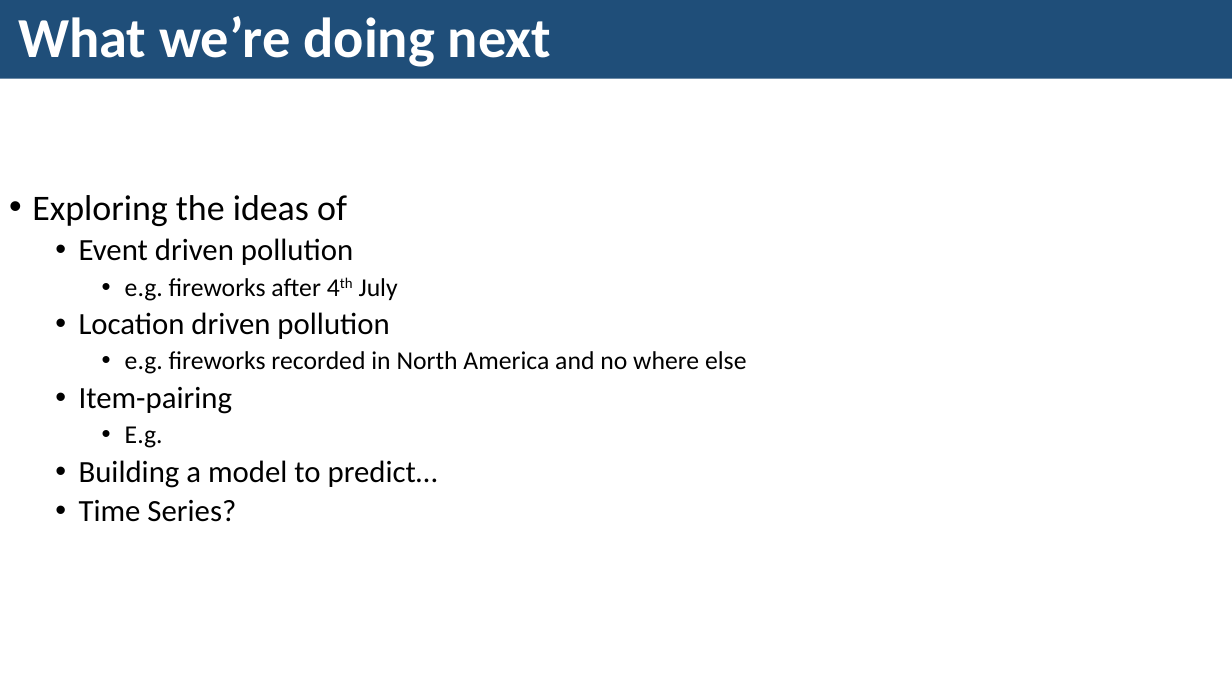
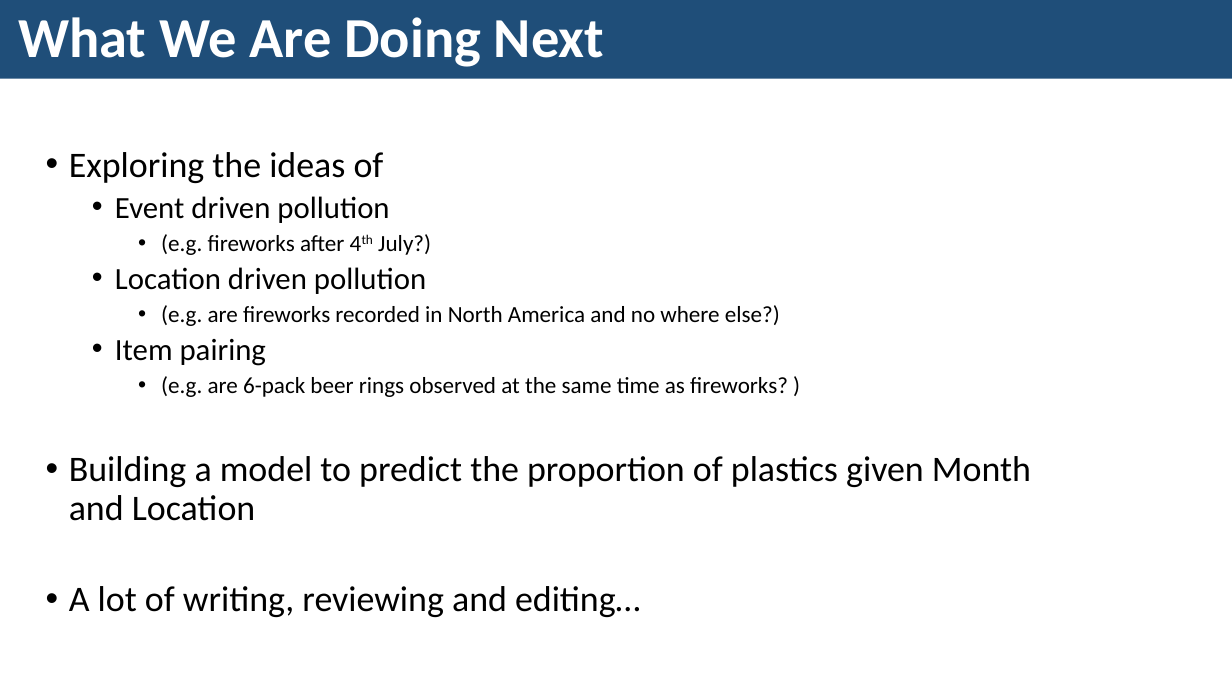
Before and after one commit to KarenJewell/CMM507-Group2, a slide deck: slide 6 of Group2Presentation.pptx (slide 5 before the commit). Drawn at 1232x693 pixels with LibreOffice and Linux fonts; fonts in the diff are those of the drawing. Boxes give left, top, right and bottom in pixels: in the first picture for what was removed or moved away, otherwise in the second. Text is boxed around its words. In the diff, an @@ line names an element or a change of style, - is before the commit and + after.

```diff
--- a/Group2Presentation.pptx
+++ b/Group2Presentation.pptx
@@ title at [18, 17, 604, 67]: text changed @@
-What we’re doing next
+What We Are Doing Next
@@ text "Exploring the ideas of": place and size @@
-text "Exploring the ideas of" at [32, 195, 747, 522]
+text "Exploring the ideas of" at [69, 152, 1031, 617]
@@ text at [161, 234, 431, 255]: text changed; size 20 to 18 pt @@
-    • e.g. fireworks after 4th July
+    • (e.g. fireworks after 4th July?)
@@ text at [69, 305, 1031, 617]: text changed; size 20 to 18 pt @@
-    • e.g. fireworks recorded in North America and no where else
-  • Item-pairing
-    • E.g.
-  • Building a model to predict…
-  • Time Series?
+    • (e.g. are fireworks recorded in North America and no where else?)
+  • Item pairing
+    • (e.g. are 6-pack beer rings observed at the same time as fireworks? )
+• Building a model to predict the proportion of plastics given Month and Location
+• A lot of writing, reviewing and editing…
```
Also in this commit, not shown: 3 other slides changed, 2 slides added, 1 slide removed.
